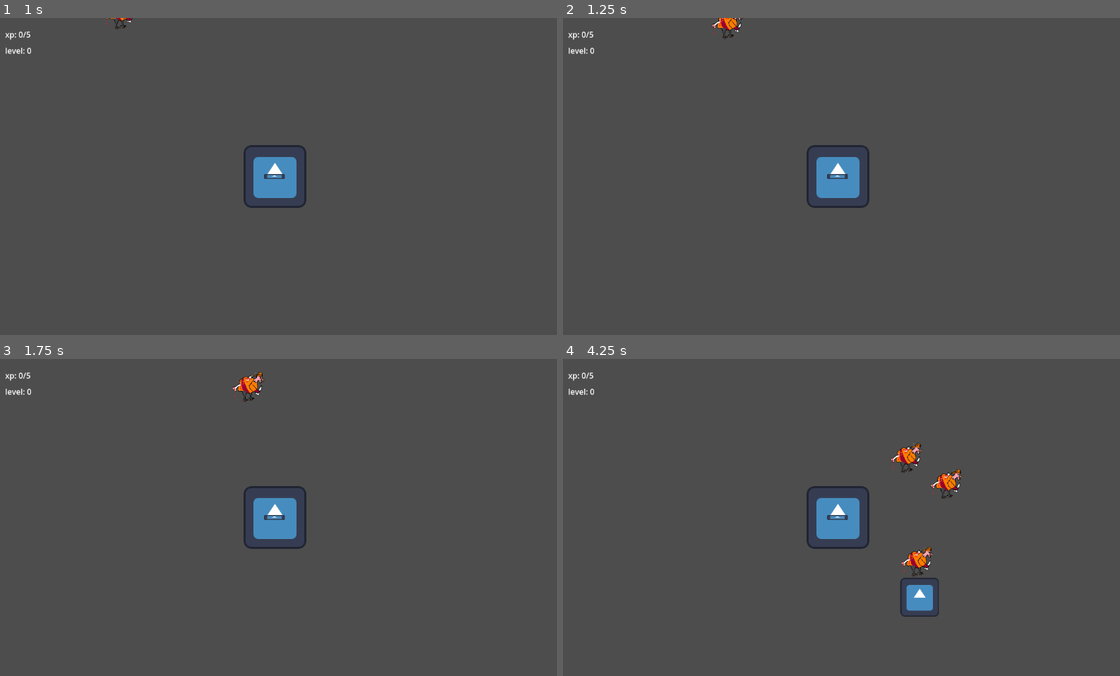
Above: before the commit, frames 1-4 (two rows, left to right).
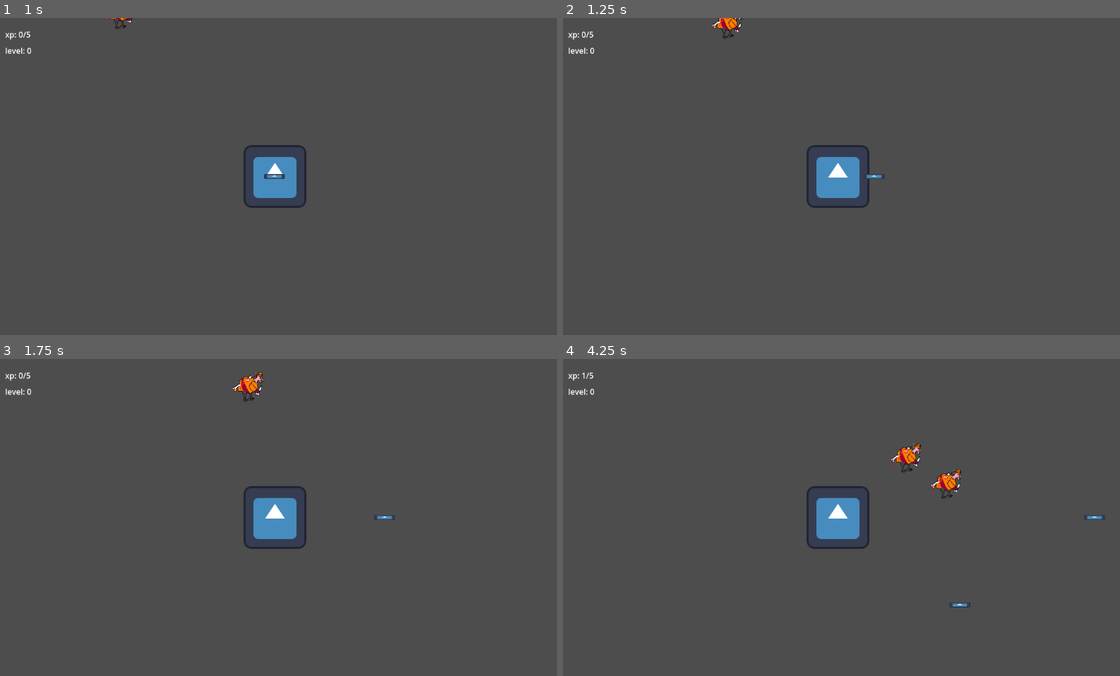
Above: after the commit, the same moments.

Repository: Zoljargal2004/Rogue
Game: Godot game, scene res://scenes/game.tscn
Two runs of this game, one before a commit and one after it. Both use one fixed random seed, a clock stepped at 60 frames per second and the inputs below. The engine's default icon, where the game draws it, is replaced by a stand-in: a white triangle on a blue panel in a dark square.
Inputs:
- Up to frame 1 (1 s): tap Enter (ui_accept) at 0.5, 0.77 s; hold A (move right) from 0.53 s (still down)
- Up to frame 2 (1.25 s): keep holding A (move right)
- Up to frame 3 (1.75 s): keep holding A (move right); tap Enter (ui_accept) at 1.52 s
- Up to frame 4 (4.25 s): release A (move right) at 2.03 s; hold D (move left) 2.03-2.78 s; hold A (move right) from 2.78 s (still down); tap Enter (ui_accept) at 3.02, 3.77 s

Frame 1 is identical in both runs. In frame 2, less than 0.1% of the frame differs, in the area x 47-58%, y 49-51%; in frame 3, less than 0.1%; in frame 4, 0.9%, in the area x 3-98%, y 4-82%.

Commit message:
fireball prototype

Diff:
--- a/scenes/fireball.tscn
+++ b/scenes/fireball.tscn
@@ -13,8 +13,10 @@
 scale = Vector2(0.617188, 0.623122)
 texture = ExtResource("2_imopt")
 
-[node name="Area2D" type="Area2D" parent="."]
+[node name="fireball" type="Area2D" parent="." groups=["damage"]]
 
-[node name="CollisionShape2D" type="CollisionShape2D" parent="Area2D"]
+[node name="CollisionShape2D" type="CollisionShape2D" parent="fireball"]
 position = Vector2(0, 0.5)
 shape = SubResource("RectangleShape2D_ossm7")
+
+[connection signal="area_entered" from="fireball" to="." method="_on_area_2d_area_entered"]
--- a/scripts/character_body_2d.gd
+++ b/scripts/character_body_2d.gd
@@ -23,7 +23,9 @@
 	# Instance the bullet
 	var bullet = bullet_scene.instantiate()
 	bullet.direction = find_nearest_enemy_direction()
-	add_child(bullet)  # Add the bullet to the scene
+	bullet.position = position
+
+	get_parent().add_child(bullet)  # Add the bullet to the scene
 
 	# Set the initial position of the bullet (usually at the player’s position)
 
@@ -69,8 +71,9 @@
 
 func shoot_fireball() -> void:
 	var fireball = fireball_scene.instantiate()
+	fireball.position = position
 	fireball.direction = find_nearest_enemy_direction()
-	add_child(fireball)
+	get_parent().add_child(fireball)
 
 
 
--- a/scripts/enemy.gd
+++ b/scripts/enemy.gd
@@ -2,6 +2,7 @@
 
 var food_scene = preload("res://scenes/food.tscn")
 var bullet = preload("res://scenes/bullet.tscn")
+var fireball_scene = preload("res://scenes/fireball.tscn")
 
 var hp = 10
 
@@ -28,6 +29,9 @@
 		if area.name == "bullet":
 			var bullet = bullet.instantiate()
 			hp -= bullet.damage
+		if area.name == 'fireball':
+			var fireball = fireball_scene.instantiate()
+			hp -= fireball.damage
 
 func enemy_die() -> void:
 	var food = food_scene.instantiate()
--- a/scripts/fireball.gd
+++ b/scripts/fireball.gd
@@ -1,5 +1,6 @@
 extends Node2D
 var speed = 1000
+var damage = 10
 var direction: Vector2
 # Called when the node enters the scene tree for the first time.
 func _ready() -> void:
@@ -9,3 +10,15 @@
 # Called every frame. 'delta' is the elapsed time since the previous frame.
 func _process(delta: float) -> void:
 	position += speed * delta * direction
+
+
+
+func _on_area_2d_area_entered(area: Area2D) -> void:
+	if area.get_groups() == []:
+		return
+	if area.get_groups()[0] == "enemy":
+		fire_ball_explodes()
+
+func fire_ball_explodes() -> void:
+	direction = Vector2(0,0)
+	queue_free()
Not shown, added: image/boneturkey-alpha.png.import
